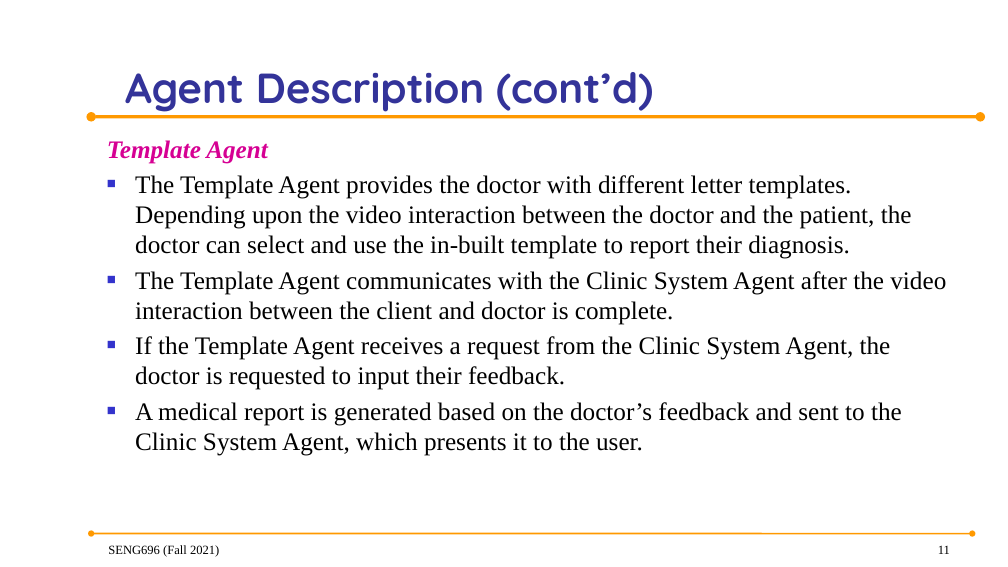
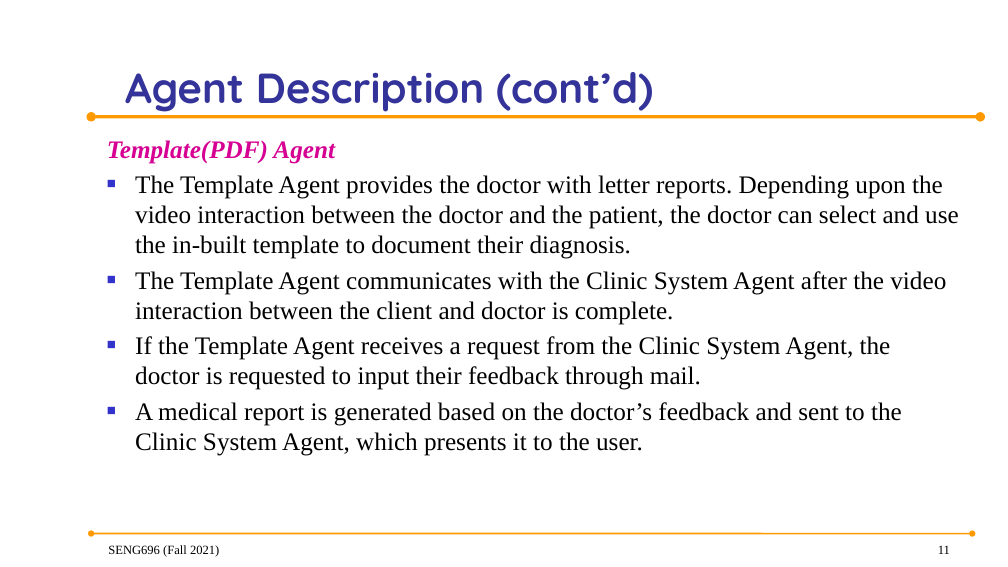
Before and after one commit to anish30145784/SENG696_GroupD, a slide deck: slide 11 of GroupD_ProjectPresentation.pptx. Drawn at 1008x567 pixels with LibreOffice and Linux fonts; fonts in the diff are those of the drawing; background and template pictures are left out. Boxes give left, top, right and bottom in pixels: in the first picture for what was removed or moved away, otherwise in the second. Text is boxed around its words. In the diff, an @@ line names an element or a change of style, - is before the commit and + after.

```diff
--- a/GroupD_ProjectPresentation.pptx
+++ b/GroupD_ProjectPresentation.pptx
@@ text at [107, 140, 959, 259]: text changed @@
-Template Agent
-■ The Template Agent provides the doctor with different letter templates. Depending upon the video interaction between the doctor and the patient, the doctor can select and use the in-built template to report their diagnosis.
+Template(PDF) Agent
+■ The Template Agent provides the doctor with letter reports. Depending upon the video interaction between the doctor and the patient, the doctor can select and use the in-built template to document their diagnosis.
@@ text at [135, 336, 891, 390]: text changed @@
-■ If the Template Agent receives a request from the Clinic System Agent, the doctor is requested to input their feedback.
+■ If the Template Agent receives a request from the Clinic System Agent, the doctor is requested to input their feedback through mail.
```
Also in this commit, not shown: 6 other slides changed, 4 slides added.
